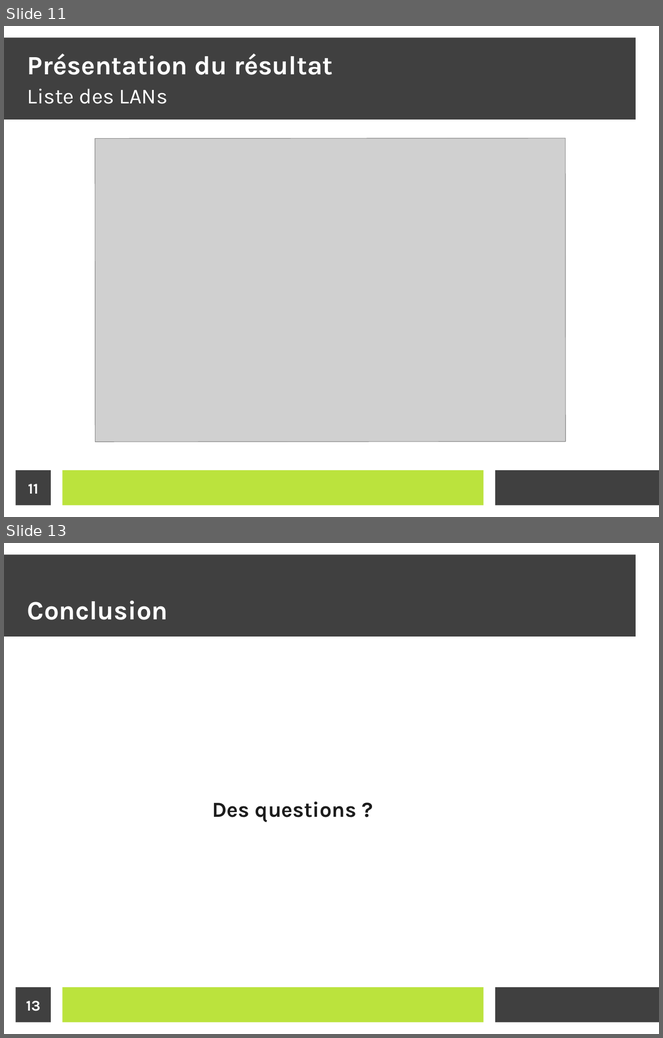
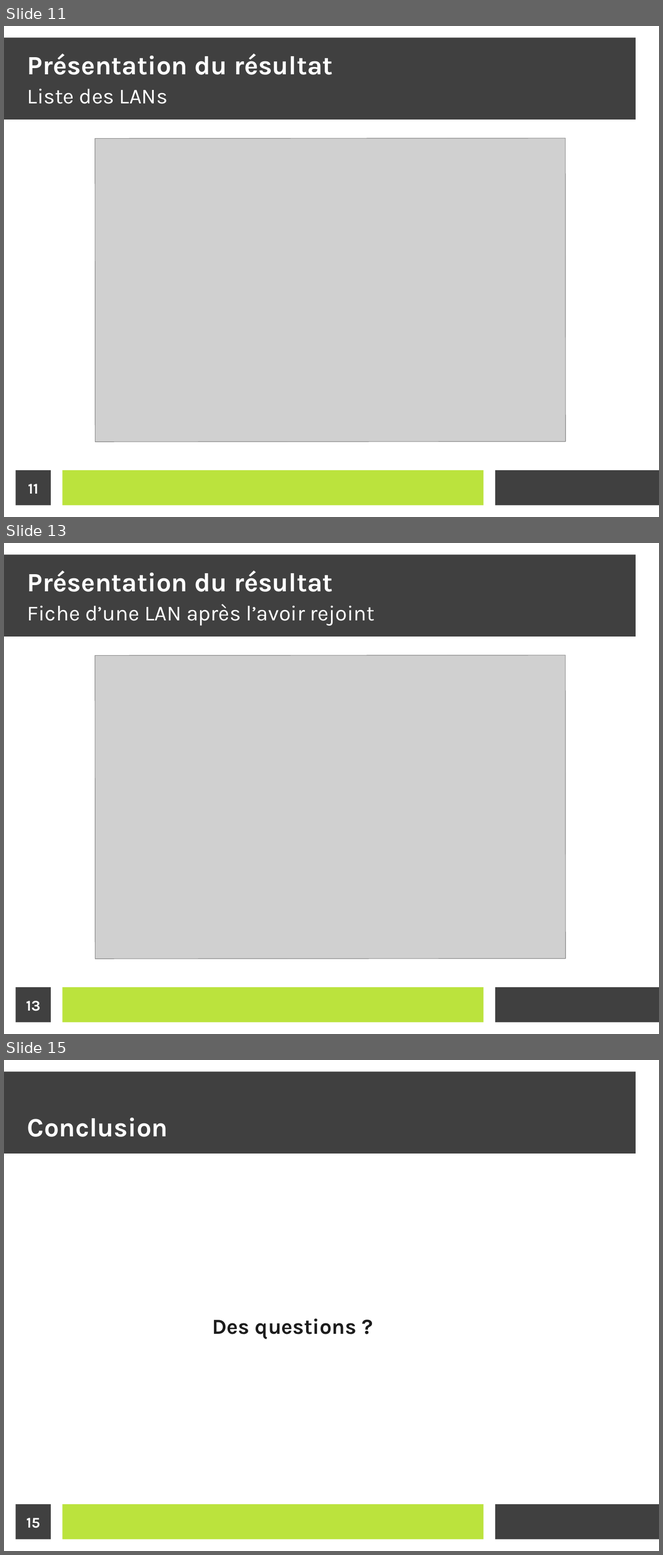
Before and after one commit to ViviSama02/LAN_Party, a slide deck: support_soutenance/soutenance.odp. Shown one above the other, each under a label of ours: slides 11 and 13 before the commit, slides 11, 13 and 15 after it; the slides between them are not shown. The pictures are 663x1038 and 663x1555 pixels, drawn with LibreOffice and Linux fonts; fonts in the diff are those of the drawing; grey boxes stand for pictures. Boxes give left, top, right and bottom in pixels: in the first picture for what was removed or moved away, otherwise in the second. Text is boxed around its words. In the diff, an @@ line names an element or a change of style, - is before the commit and + after.

```diff
--- a/support_soutenance/soutenance.odp
+++ b/support_soutenance/soutenance.odp
@@ slide 13 added at bbox=[4, 543, 659, 1034], background #FFFFFF; not listed: 3 template elements that a slide beside it also shows @@
@@ title added at bbox=[27, 571, 333, 592], 32 pt, text #FFFFFF, bold @@
+Présentation du résultat
@@ title added at bbox=[27, 604, 375, 626], 26 pt, text #FFFFFF @@
+Fiche d’une LAN après l’avoir rejoint
@@ picture added at bbox=[95, 655, 566, 959] @@
@@ page number added at bbox=[16, 988, 51, 1023], fill #404040, 18 pt, text #FFFFFF, bold @@
+13
@@ what was slide 13 is now slide 15 @@
@@ page number at bbox=[26, 1518, 40, 1529]: text changed @@
-13
+15
```
Also in this commit, not shown: 1 slide changed, 1 other slide added, 5 other files.
